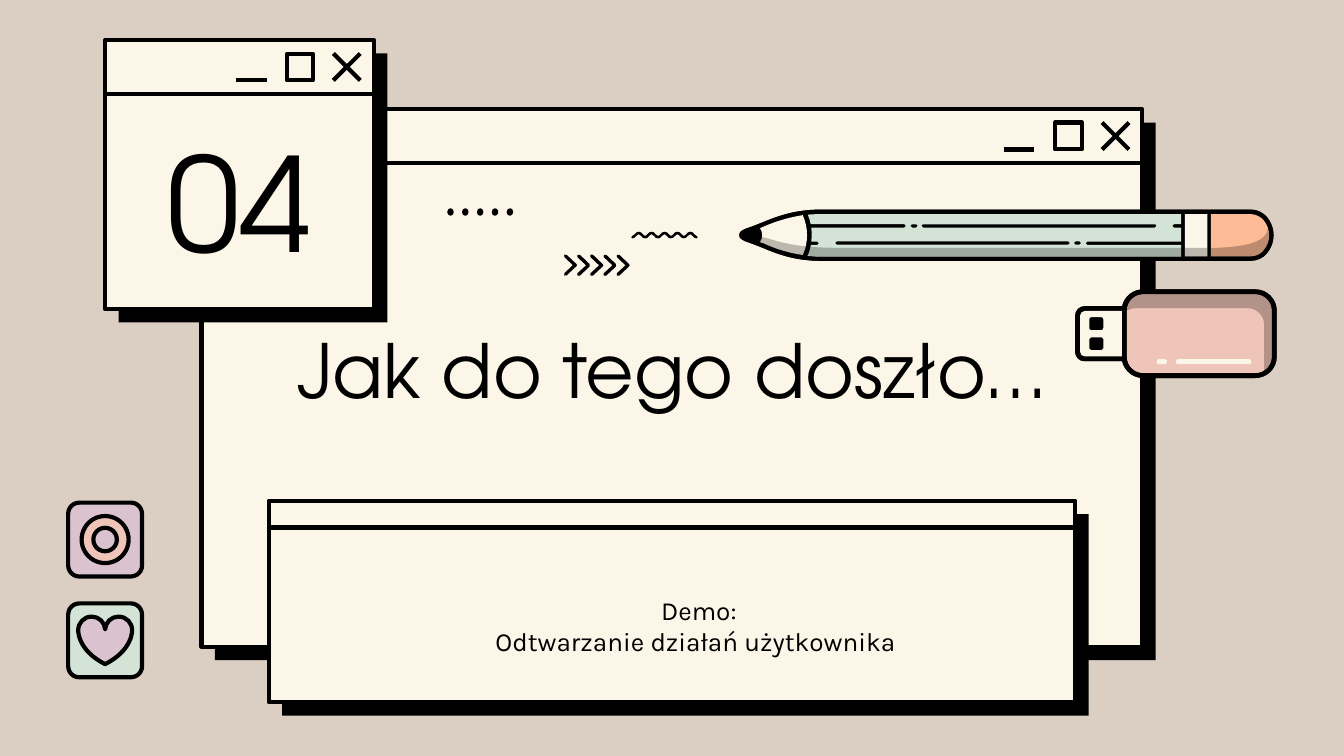
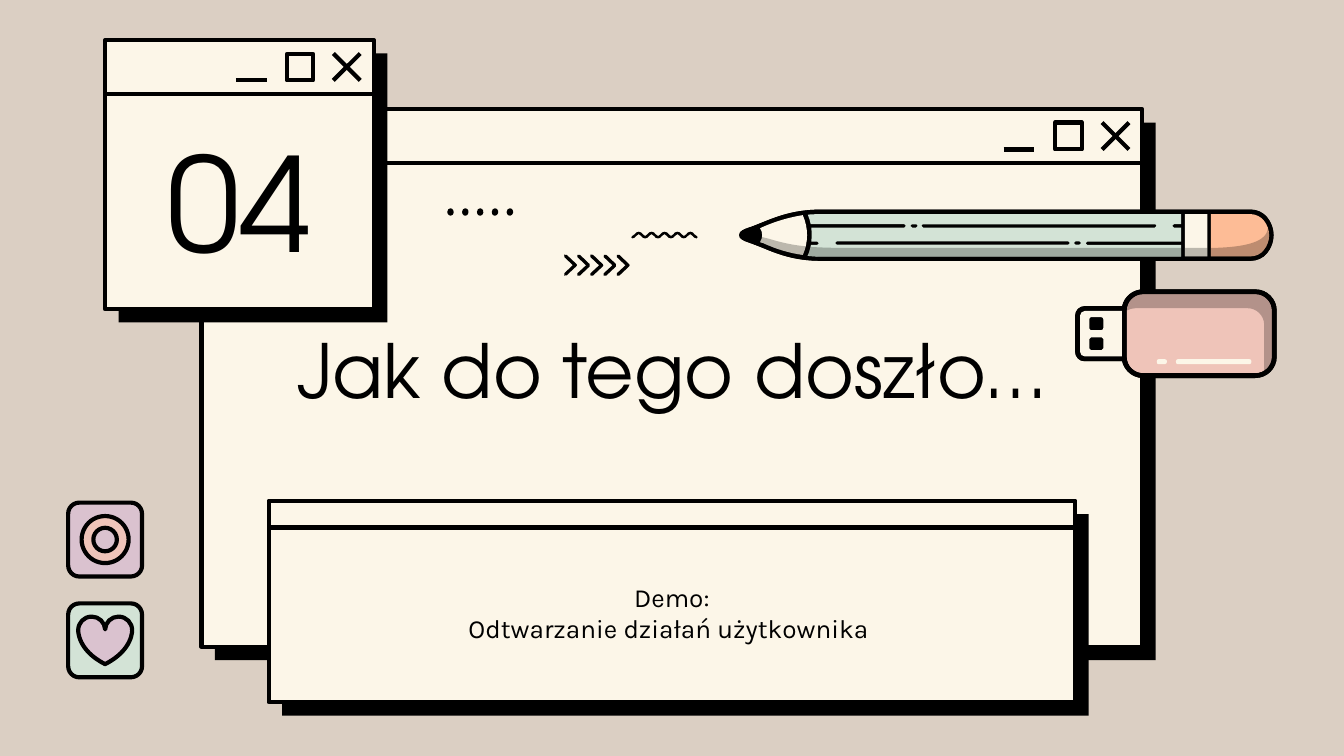
Before and after one commit to zozo8/dev-tools-demo, a slide deck: slide 12 of Weź to sprawdź w DEV toolsach.pptx. Drawn at 1344x756 pixels with LibreOffice and Linux fonts; fonts in the diff are those of the drawing; background and template pictures are left out. Boxes give left, top, right and bottom in pixels: in the first picture for what was removed or moved away, otherwise in the second. Text is boxed around its words. In the diff, an @@ line names an element or a change of style, - is before the commit and + after.

```diff
--- a/Weź to sprawdź w DEV toolsach.pptx
+++ b/Weź to sprawdź w DEV toolsach.pptx
@@ subtitle "Demo:": place and size @@
-subtitle "Demo:" at <box>495,603,895,658</box>
+subtitle "Demo:" at <box>468,590,868,645</box>
```
Also in this commit, not shown: 4 other files.
